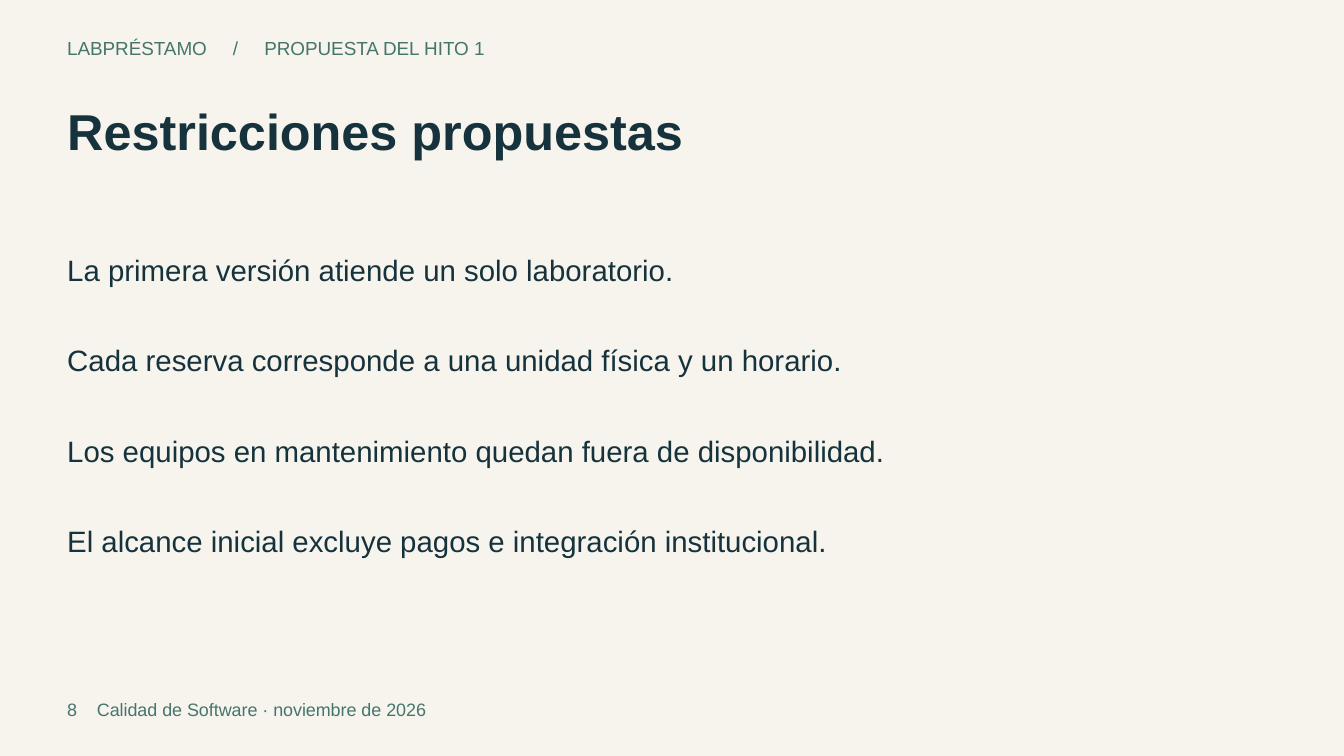
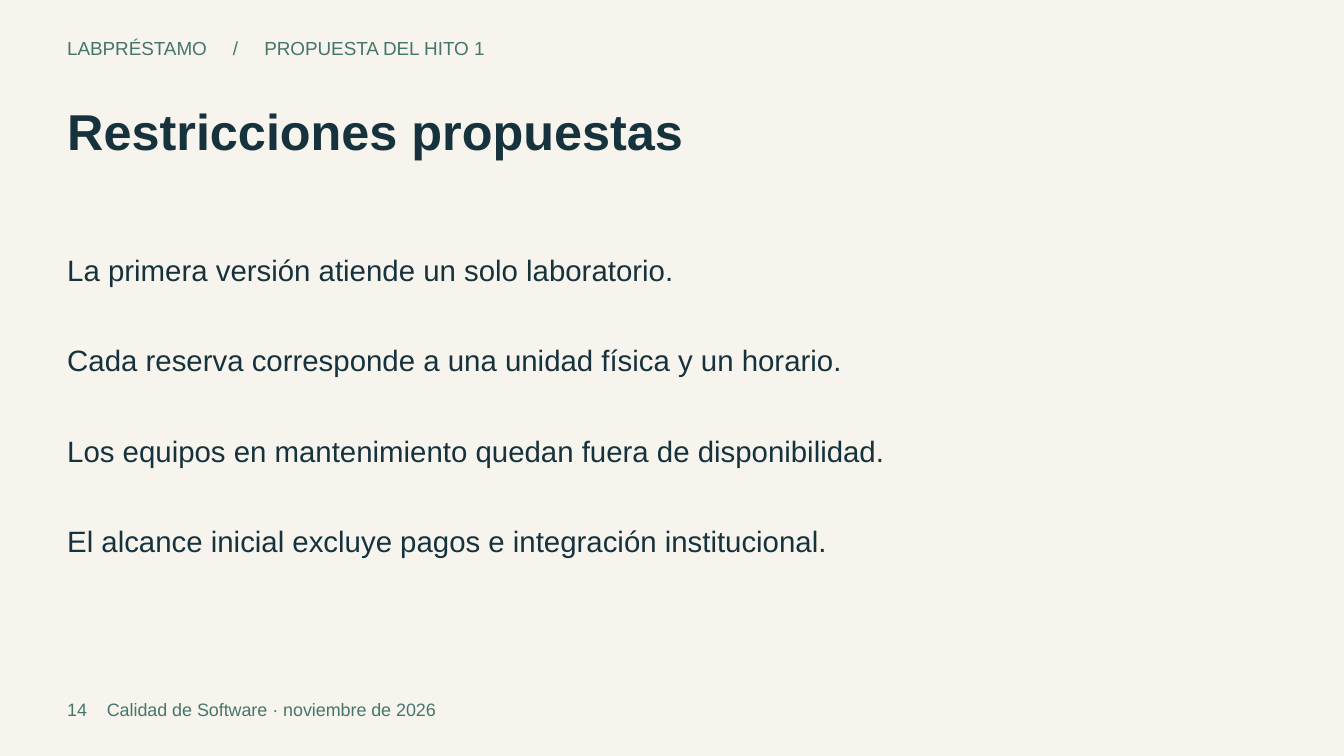
Before and after one commit to Piero-design/LabPrestamo, a slide deck: slide 14 of documentos/LabPrestamo_Hito_1.pptx (slide 8 before the commit). Drawn at 1344x756 pixels with LibreOffice and Linux fonts; fonts in the diff are those of the drawing. Boxes give left, top, right and bottom in pixels: in the first picture for what was removed or moved away, otherwise in the second. Text is boxed around its words. In the diff, an @@ line names an element or a change of style, - is before the commit and + after.

```diff
--- a/documentos/LabPrestamo_Hito_1.pptx
+++ b/documentos/LabPrestamo_Hito_1.pptx
@@ text at (67,703,436,716): text changed @@
-8 Calidad de Software · noviembre de 2026
+14 Calidad de Software · noviembre de 2026
```
Also in this commit, not shown: 2 other slides changed, 6 slides added.
